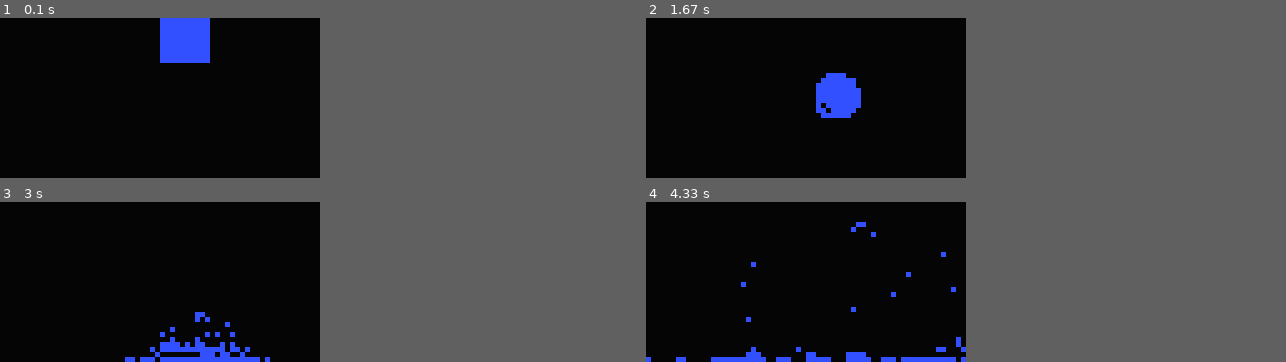
Above: before the commit, frames 1-4 (two rows, left to right).
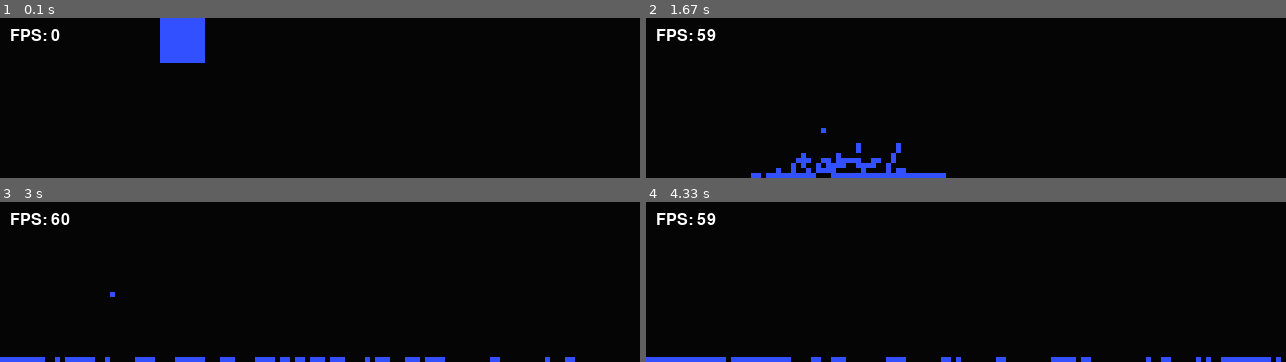
Above: after the commit, the same moments.

Repository: WhiteLightningGun/Visco-Fluid-Python-1
Game: pygame game, started from src/main.py
Same seed, same stepped clock (60 frames per second), same inputs: the game is played once before the commit and once after it.
Inputs:
- Up to frame 1 (0.1 s): no input
- Up to frame 2 (1.67 s): no input
- Up to frame 3 (3 s): no input
- Up to frame 4 (4.33 s): no input
In our replay, the window is 320x160 before the commit and 640x160 after it. These sizes can differ from the game's own. Grey fills any space a smaller window leaves; there, only what the larger window draws over its background counts as a difference.

The runs differ from the first frame. In frame 1, 0.5% of the frame differs, in the area x 1-33%, y 0-29%; in frame 2, 3.9%, in the area x 1-47%, y 6-100%; in frame 3, 2.9%; in frame 4, 2.5%.

Commit message:
Increase internal width and add FPS display in Pygame window

Diff:
--- a/src/main.py
+++ b/src/main.py
@@ -1,24 +1,29 @@
 import pygame
 import sys
 import pygame_methods as pm
-#import fluid as VEF
+# import fluid as VEF
 import fluid as VEF
 
 # Initialize Pygame
 pygame.init()
 
 # Set up the display
-internal_width, internal_height = 64, 32
+internal_width, internal_height = 128, 32
 scale_factor = 5  # Scale factor to enlarge the window
-window_width, window_height = internal_width * scale_factor, internal_height * scale_factor
+window_width, window_height = internal_width * \
+    scale_factor, internal_height * scale_factor
 surface = pygame.Surface((internal_width, internal_height))
 window = pygame.display.set_mode((window_width, window_height))
 pygame.display.set_caption('Pygame Window')
 
+# Set up the clock for FPS
+clock = pygame.time.Clock()
+font = pygame.font.SysFont(None, 24)
+
 viscosity = 0.1
 elasticity = 10
 particle_number = 100
-fluid = VEF.VEFluid(particle_number, (internal_width -1, internal_height - 1))
+fluid = VEF.VEFluid(particle_number, (internal_width - 1, internal_height - 1))
 white = (255, 255, 255)
 
 # Main loop
@@ -30,9 +35,9 @@
 
     # Fill the screen with black
     surface.fill((5, 5, 5))
-    #pm.draw_pixel(surface, 20, 20, (255,255,255))
+    # pm.draw_pixel(surface, 20, 20, (255,255,255))
     mousePos = pygame.mouse.get_pos()
-    fluid.simulate(1, 0.1, mousePos)
+    fluid.simulate(1, 0.2, mousePos)
 
     for particle in fluid.particles:
         x = int(particle.position.x)
@@ -40,12 +45,21 @@
         pm.draw_pixel(surface, x, y, particle.colour)
 
     # Scale the internal surface to the window size
-    scaled_surface = pygame.transform.scale(surface, (window_width, window_height))
+    scaled_surface = pygame.transform.scale(
+        surface, (window_width, window_height))
     window.blit(scaled_surface, (0, 0))
+
+    # Display FPS
+    fps = clock.get_fps()
+    fps_text = font.render(f'FPS: {int(fps)}', True, white)
+    window.blit(fps_text, (10, 10))
 
     # Update the display
     pygame.display.flip()
 
+    # Cap the frame rate
+    clock.tick(60)
+
 # Quit Pygame
 pygame.quit()
 sys.exit()
